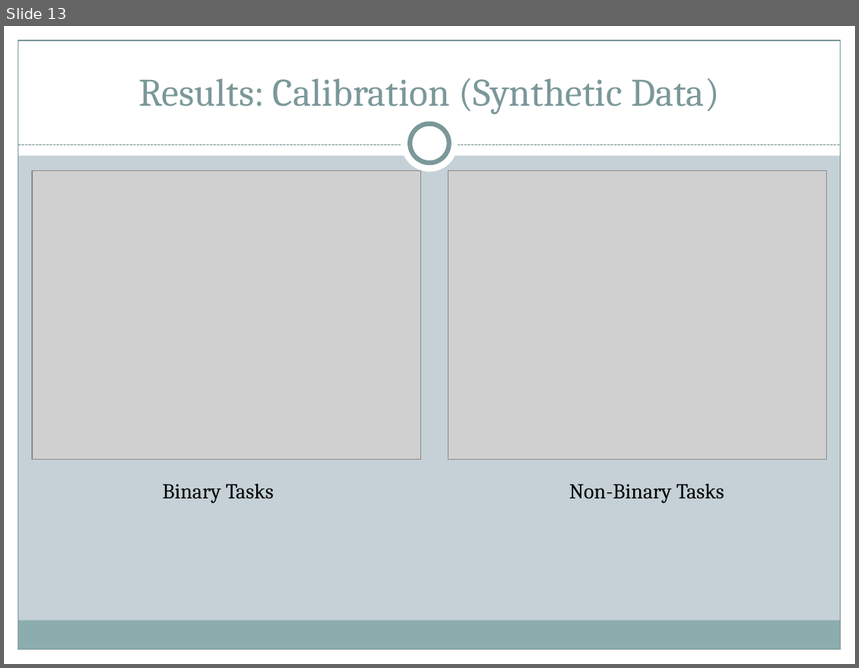
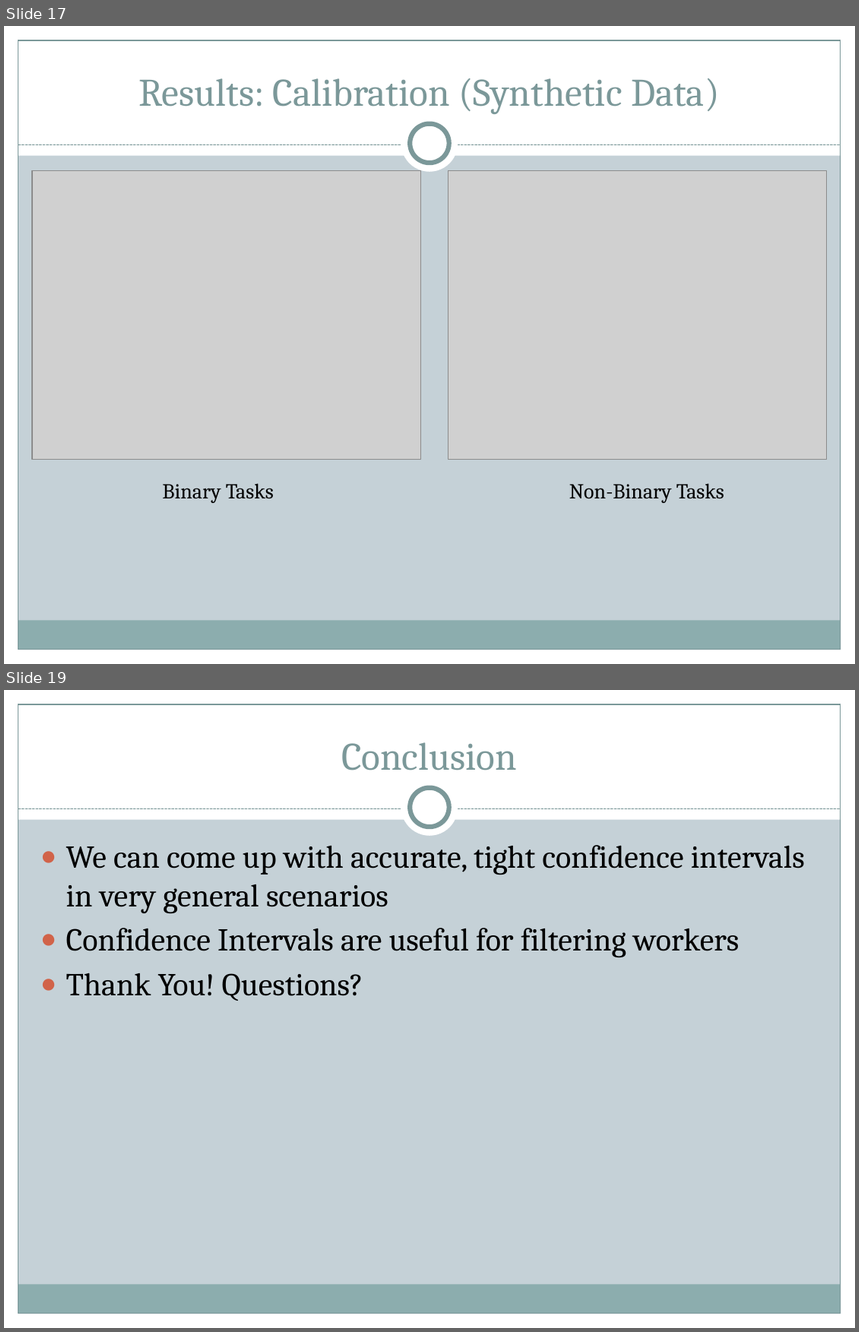
Before and after one commit to brahmaneya/WorkerEvaluationGeneral, a slide deck: Presentation/WorkerEval.pptx. Shown one above the other, each under a label of ours: slide 13 before the commit, slides 17 and 19 after it; the slides between them are not shown. The pictures are 859x668 and 859x1332 pixels, drawn with LibreOffice and Linux fonts; fonts in the diff are those of the drawing; grey boxes stand for pictures. Boxes give left, top, right and bottom in pixels: in the first picture for what was removed or moved away, otherwise in the second. Text is boxed around its words. In the diff, an @@ line names an element or a change of style, - is before the commit and + after.

```diff
--- a/Presentation/WorkerEval.pptx
+++ b/Presentation/WorkerEval.pptx
@@ slide 19 added at [4,690,855,1328], background #C5D1D7; not listed: 9 template elements that a slide beside it also shows @@
@@ title added at [341,742,517,771], 33 pt, text #7C999A @@
+Conclusion
@@ text added at [66,845,805,1001], 27 pt, text #000000 @@
+● We can come up with accurate, tight confidence intervals in very general scenarios
+● Confidence Intervals are useful for filtering workers
+● Thank You! Questions?
@@ what was slide 13 is now slide 17 @@
```
Also in this commit, not shown: 5 slides changed, 4 other slides added, 1 slide removed.
